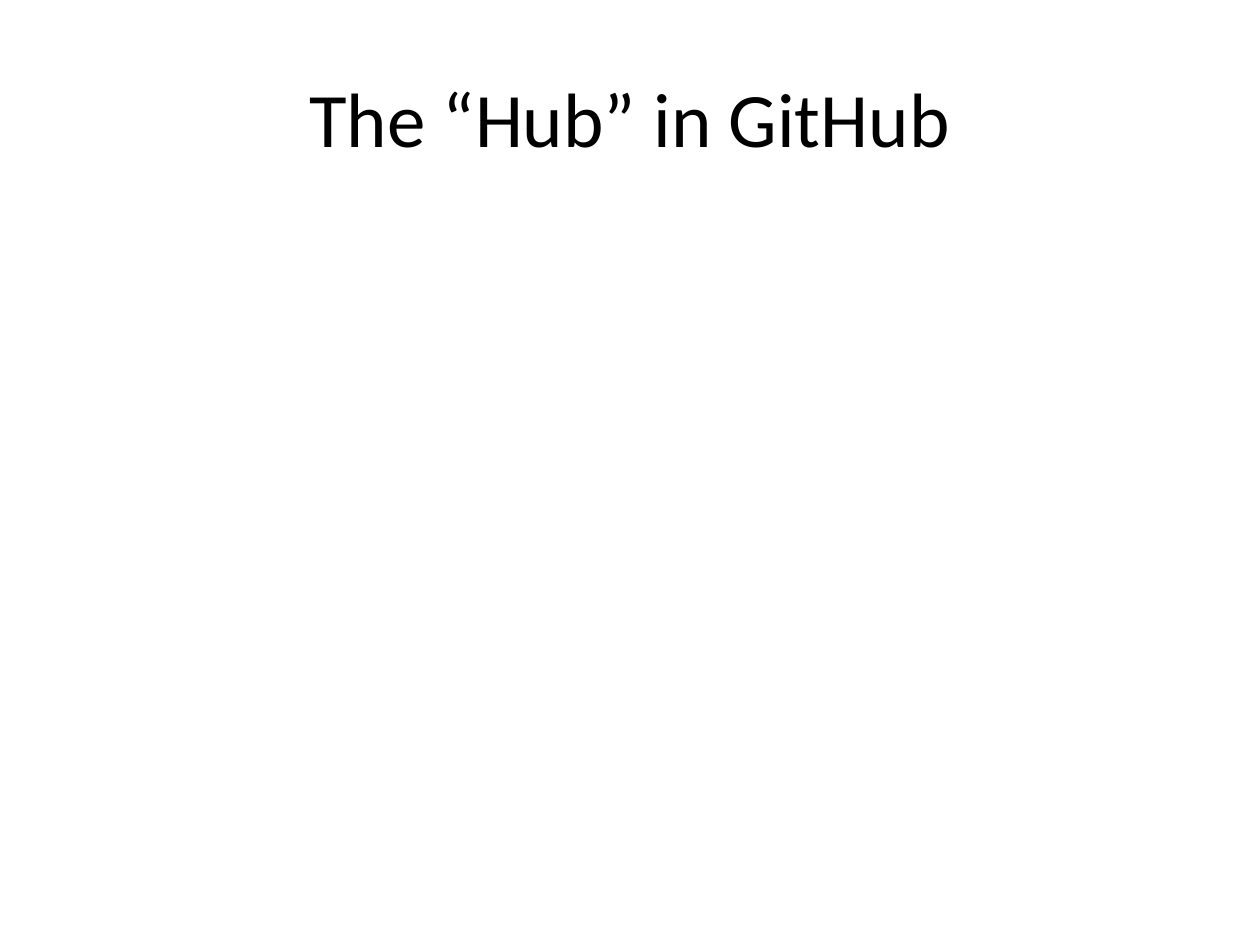
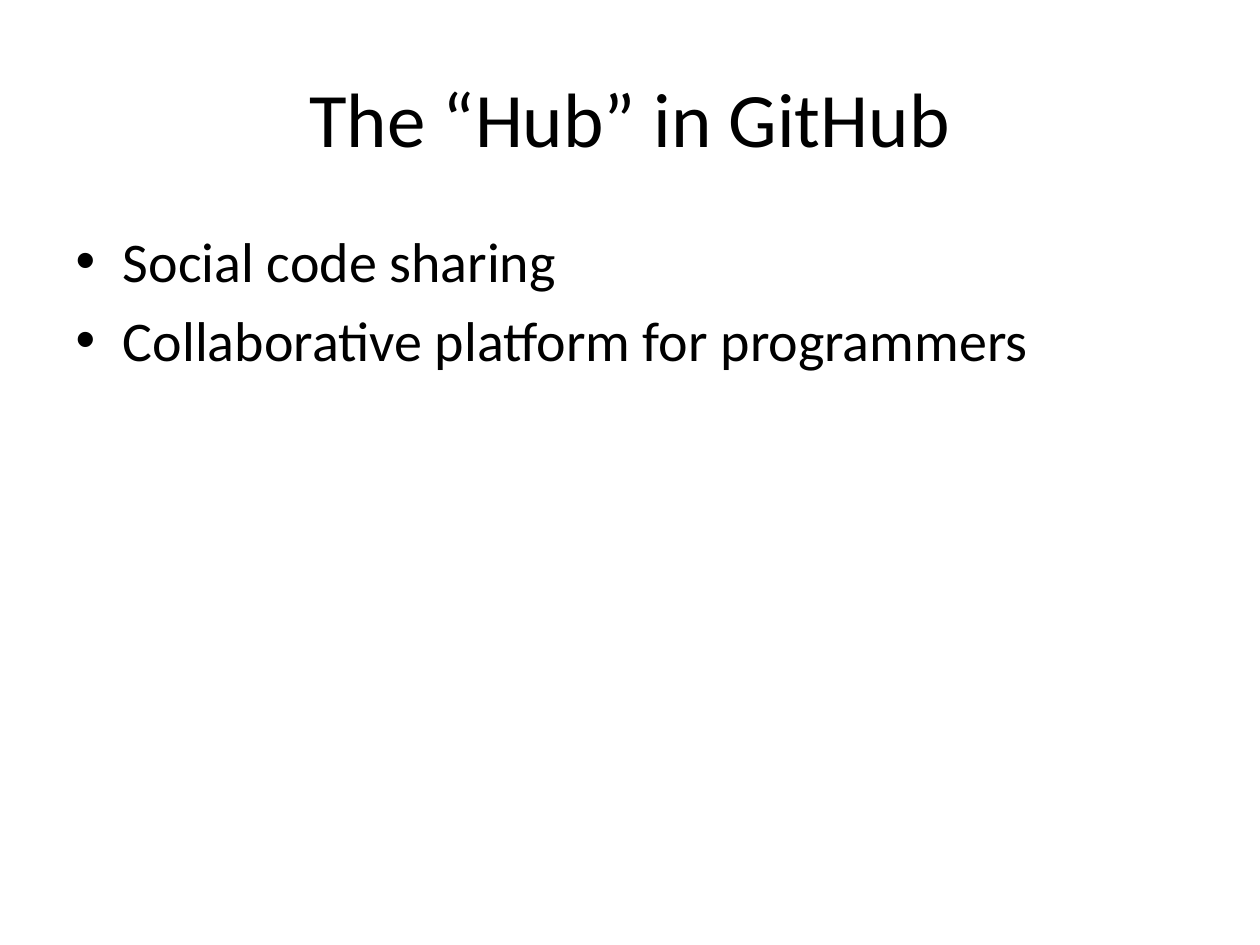
Before and after one commit to krzysztofkaluzny/codeweek, a slide deck: slide 10 of GitHub - Talk .pptx. Drawn at 1260x945 pixels with LibreOffice and Linux fonts; fonts in the diff are those of the drawing. Boxes give left, top, right and bottom in pixels: in the first picture for what was removed or moved away, otherwise in the second. Text is boxed around its words. In the diff, an @@ line names an element or a change of style, - is before the commit and + after.

```diff
--- a/GitHub - Talk .pptx
+++ b/GitHub - Talk .pptx
@@ text added at <box>123,243,1028,371</box>, 32 pt, text #000000 @@
+• Social code sharing
+• Collaborative platform for programmers
```
Also in this commit, not shown: 1 other slide changed, 1 slide added.
